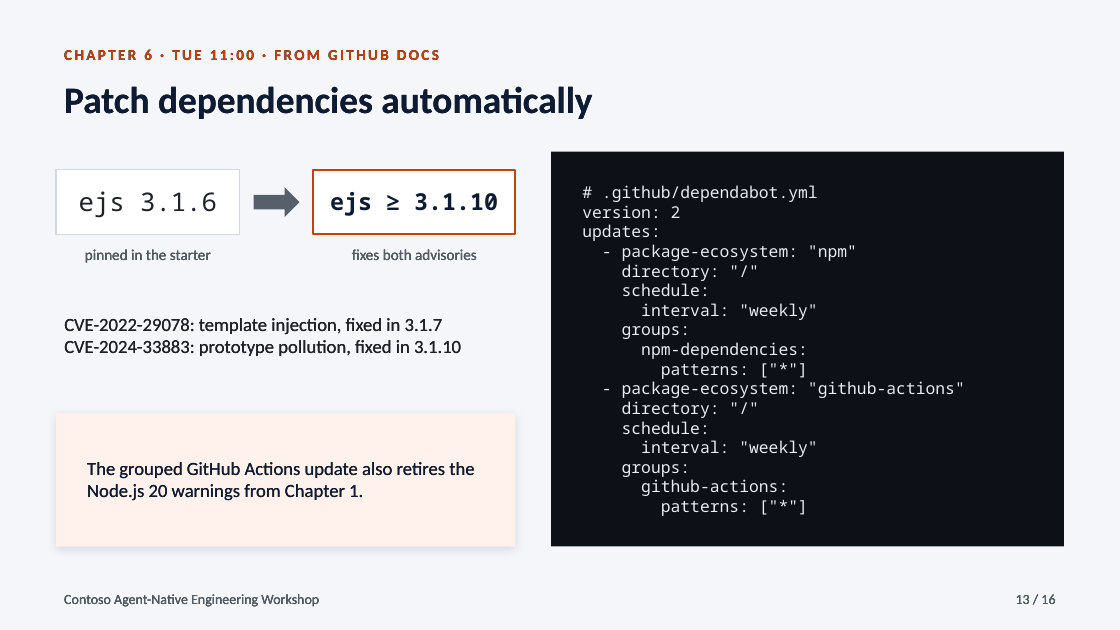
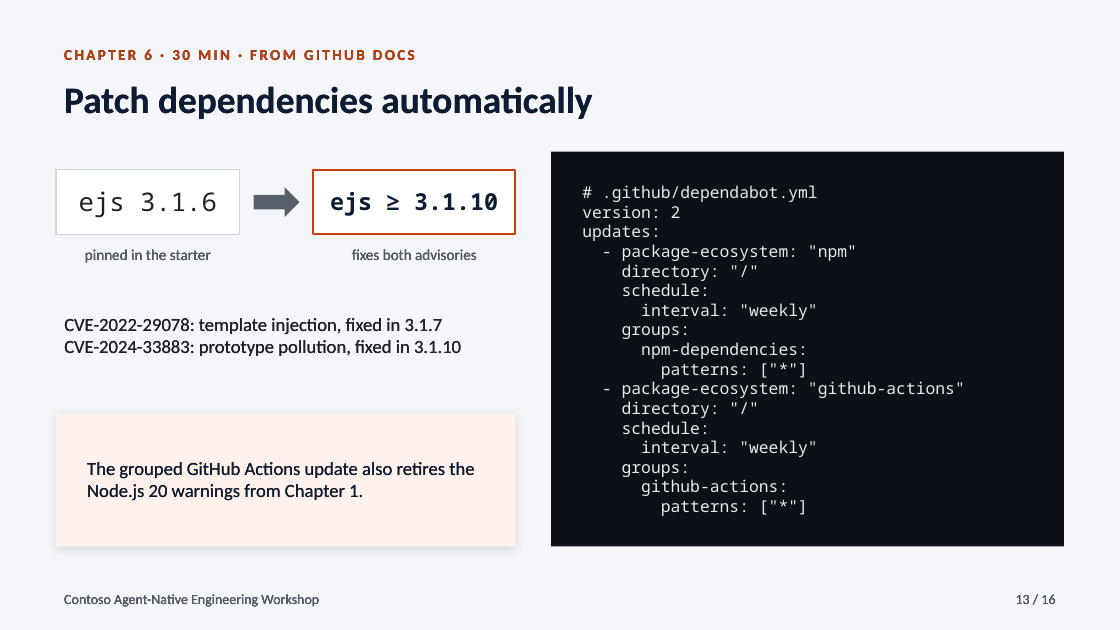
Before and after one commit to ibranibeny/gh-agentic-engineering-workshop, a slide deck: slide 13 of downloads/contoso-agent-native-engineering-workshop.pptx. Drawn at 1120x630 pixels with LibreOffice and Linux fonts; fonts in the diff are those of the drawing. Boxes give left, top, right and bottom in pixels: in the first picture for what was removed or moved away, otherwise in the second. Text is boxed around its words. In the diff, an @@ line names an element or a change of style, - is before the commit and + after.

Commit message:
Tell the story as one workshop, without a day schedule (2/3)
Removes the Monday/Tuesday timeline, clock times and 'two story days' from the guide, slide view and PowerPoint deck. Chapters now show their duration; story scenes are labelled by place or moment.

```diff
--- a/downloads/contoso-agent-native-engineering-workshop.pptx
+++ b/downloads/contoso-agent-native-engineering-workshop.pptx
@@ text at [64,49,415,60]: text changed @@
-CHAPTER 6 · TUE 11:00 · FROM GITHUB DOCS
+CHAPTER 6 · 30 MIN · FROM GITHUB DOCS
```
Also in this commit, not shown: 11 other slides changed.
